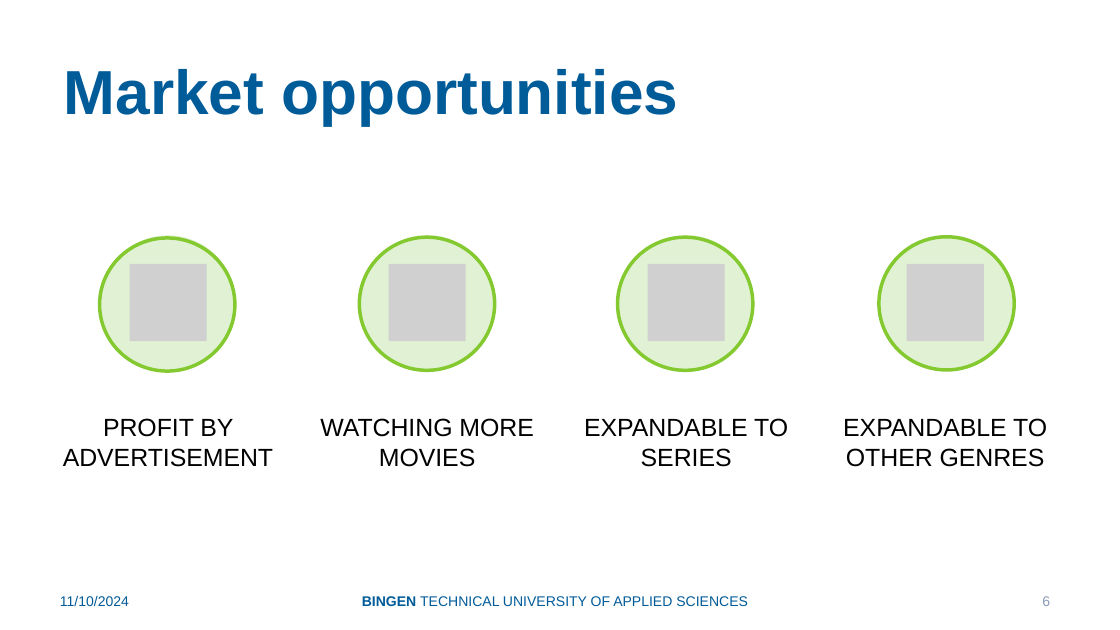
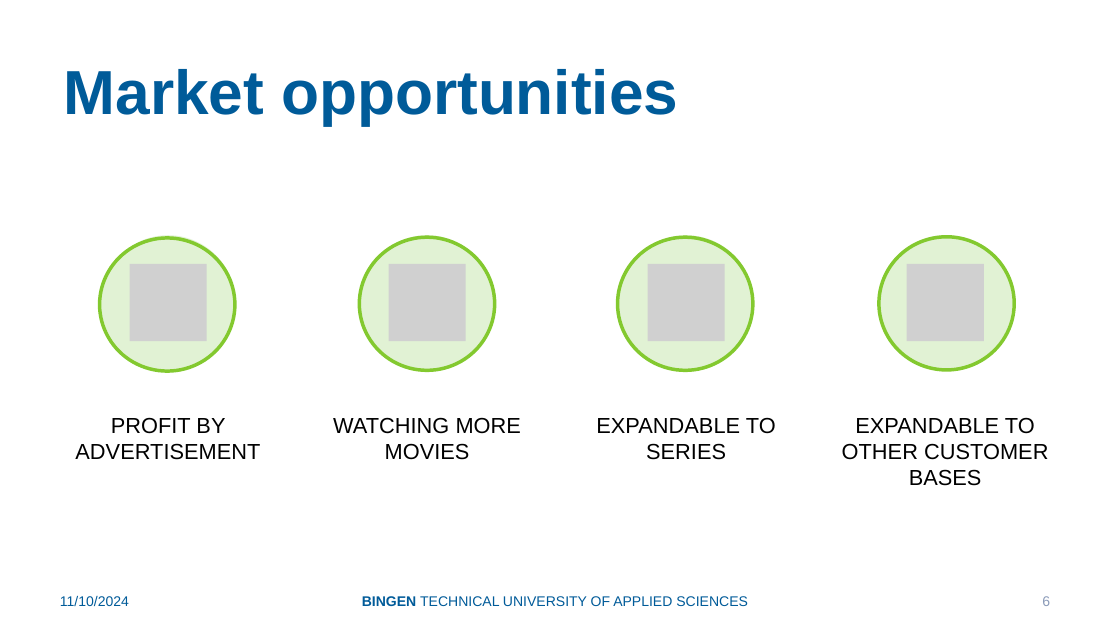
Before and after one commit to Padinator/Watch-Tip, a slide deck: slide 6 of slides-decks/pitch-presentation.pptx. Drawn at 1120x630 pixels with LibreOffice and Linux fonts; fonts in the diff are those of the drawing; grey boxes stand for pictures; background and template pictures are left out. Boxes give left, top, right and bottom in pixels: in the first picture for what was removed or moved away, otherwise in the second. Text is boxed around its words. In the diff, an @@ line names an element or a change of style, - is before the commit and + after.

Commit message:
Updated again presentation and decisions for modeling

```diff
--- a/slides-decks/pitch-presentation.pptx
+++ b/slides-decks/pitch-presentation.pptx
@@ size 16 to 14 pt in 3 elements at [75, 417, 260, 460], [333, 417, 521, 460], [596, 417, 776, 460] @@
@@ text at [842, 417, 1048, 486]: text changed; size 16 to 14 pt @@
-EXPANDABLE TO OTHER GENRES
+EXPANDABLE TO OTHER CUSTOMER
+BASES
```
Also in this commit, not shown: 1 other file.
